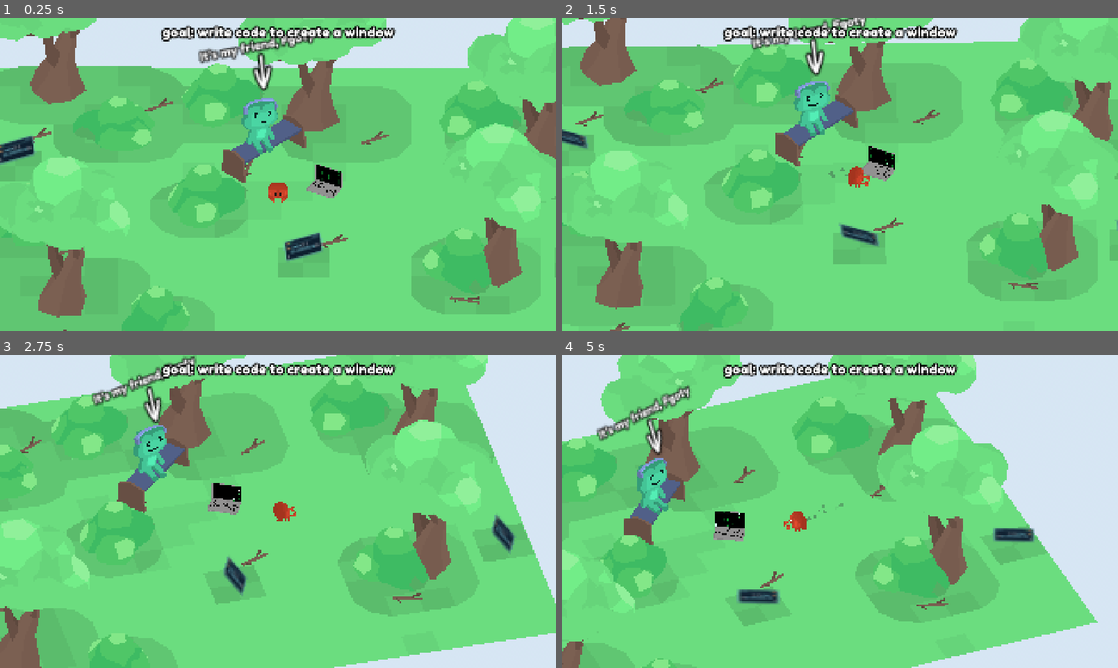
Above: before the commit, frames 1-4 (two rows, left to right).
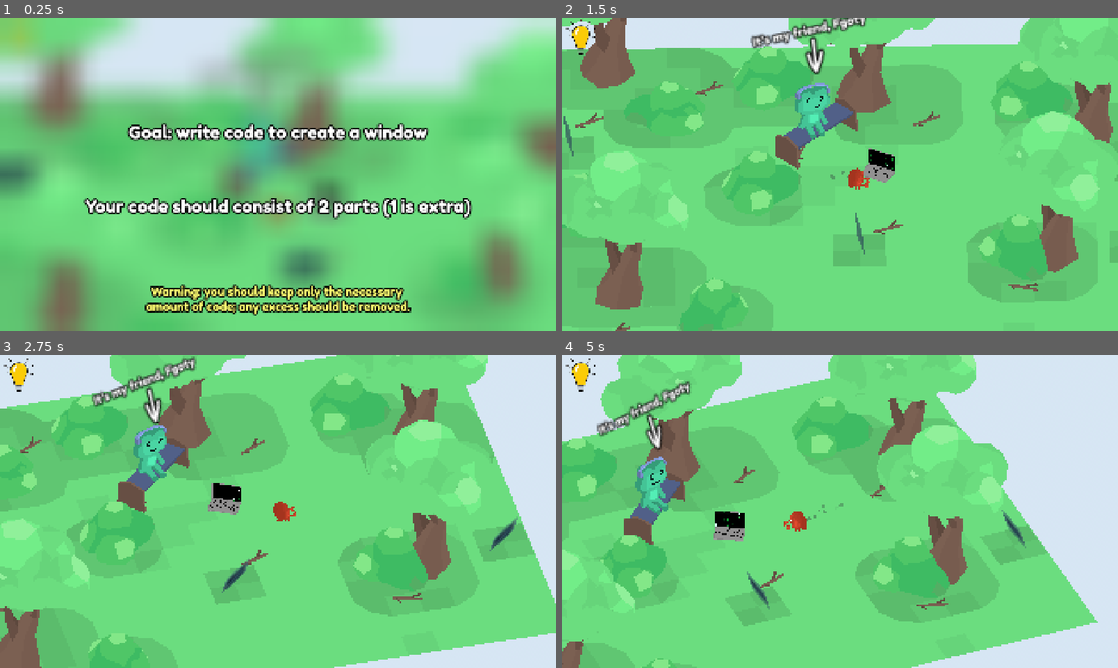
Above: after the commit, the same moments.

Repository: EnotCoder/my_friend_is_fgoty
Game: Godot game, scene res://scenes/levels/level_1.tscn
The game is run twice, just before and just after one commit, with the same random seed, the same clock (stepped at 60 frames per second) and the same inputs. This scene is started directly instead of the project's main scene.
Inputs (mouse positions are in pixels of both pictures, inside the frame that each line leads up to):
- Up to frame 1 (0.25 s): no input
- Up to frame 2 (1.5 s): click (578, 36) at 0.52 s; tap Enter at 1.25 s; move the mouse to (962, 158) at 1.27 s; hold Right (ui_right) from 1.28 s (still down); tap D (D) at 1.35 s; click (962, 158) at 1.42 s
- Up to frame 3 (2.75 s): tap S (S) at 1.55 s; release Right (ui_right) at 2 s; drag from (166, 527) to (250, 574) at 2.02 s
- Up to frame 4 (5 s): move the mouse to (895, 442) at 2.77 s; hold Right (ui_right) 2.78-3.5 s; tap W (W) at 2.85, 4.55 s; click (895, 442) at 2.92 s; tap D (D) at 3.05, 4.35 s; drag from (812, 574) to (673, 464) at 3.52 s; move the mouse to (1006, 558) at 4.27 s; hold Left (ui_left) from 4.28 s (still down); click (1006, 558) at 4.42 s

The runs differ from the first frame. In frame 1, 45% of the frame differs, in the area x 0-100%, y 0-100%; in frame 2, 6.7%; in frame 3, 2.9%; in frame 4, 3.6%.

Commit message:
add hint and ecs

Diff:
--- a/project.godot
+++ b/project.godot
@@ -58,6 +58,11 @@
 , Object(InputEventKey,"resource_local_to_scene":false,"resource_name":"","device":-1,"window_id":0,"alt_pressed":false …(186 unchanged characters)…
 ]
 }
+Exit={
+"deadzone": 0.2,
+"events": [Object(InputEventKey,"resource_local_to_scene":false,"resource_name":"","device":-1,"window_id":0,"alt_pressed":false,"shift_pressed":false,"ctrl_pressed":false,"meta_pressed":false,"pressed":false,"keycode":0,"physical_keycode":4194305,"key_label":0,"unicode":0,"location":0,"echo":false,"script":null)
+]
+}
 
 [physics]
 
--- /dev/null
+++ b/scenes/action_scene/ui/start_level_hint.tscn
@@ -0,0 +1,181 @@
+[gd_scene format=3 uid="uid://cs34ebgor37qa"]
+
+[ext_resource type="Texture2D" uid="uid://cscuy7uip65u1" path="res://ui/icon_hint.png" id="1_0fav1"]
+[ext_resource type="Shader" uid="uid://881bm6j3ur7n" path="res://shaders/blur.gdshader" id="1_5wiq7"]
+[ext_resource type="FontFile" uid="uid://bhielboa5e5rv" path="res://ui/text/font.ttf" id="1_r7k34"]
+[ext_resource type="Script" uid="uid://ckk7ij878fb62" path="res://scripts/ui/start_level_hint.gd" id="1_v5kig"]
+[ext_resource type="Script" uid="uid://bbwk2fjkue7q4" path="res://scripts/ui/hint_but.gd" id="5_bexk1"]
+
+[sub_resource type="ShaderMaterial" id="ShaderMaterial_jmwk8"]
+shader = ExtResource("1_5wiq7")
+shader_parameter/blur_amount = 3.0
+
+[sub_resource type="StyleBoxFlat" id="StyleBoxFlat_v5kig"]
+content_margin_left = 4.0
+content_margin_top = 4.0
+content_margin_right = 4.0
+content_margin_bottom = 4.0
+bg_color = Color(1, 1, 1, 0)
+corner_radius_top_left = 3
+corner_radius_top_right = 3
+corner_radius_bottom_right = 3
+corner_radius_bottom_left = 3
+corner_detail = 5
+
+[sub_resource type="StyleBoxFlat" id="StyleBoxFlat_0j1xg"]
+content_margin_left = 4.0
+content_margin_top = 4.0
+content_margin_right = 4.0
+content_margin_bottom = 4.0
+bg_color = Color(1, 1, 1, 0)
+corner_radius_top_left = 3
+corner_radius_top_right = 3
+corner_radius_bottom_right = 3
+corner_radius_bottom_left = 3
+corner_detail = 5
+
+[sub_resource type="StyleBoxFlat" id="StyleBoxFlat_0fav1"]
+content_margin_left = 4.0
+content_margin_top = 4.0
+content_margin_right = 4.0
+content_margin_bottom = 4.0
+bg_color = Color(1, 1, 1, 0)
+corner_radius_top_left = 3
+corner_radius_top_right = 3
+corner_radius_bottom_right = 3
+corner_radius_bottom_left = 3
+corner_detail = 5
+
+[sub_resource type="StyleBoxFlat" id="StyleBoxFlat_bexk1"]
+content_margin_left = 4.0
+content_margin_top = 4.0
+content_margin_right = 4.0
+content_margin_bottom = 4.0
+bg_color = Color(1, 1, 1, 0)
+corner_radius_top_left = 3
+corner_radius_top_right = 3
+corner_radius_bottom_right = 3
+corner_radius_bottom_left = 3
+corner_detail = 5
+
+[sub_resource type="StyleBoxFlat" id="StyleBoxFlat_ey681"]
+content_margin_left = 4.0
+content_margin_top = 4.0
+content_margin_right = 4.0
+content_margin_bottom = 4.0
+bg_color = Color(1, 1, 1, 0)
+draw_center = false
+border_width_left = 2
+border_width_top = 2
+border_width_right = 2
+border_width_bottom = 2
+corner_radius_top_left = 3
+corner_radius_top_right = 3
+corner_radius_bottom_right = 3
+corner_radius_bottom_left = 3
+corner_detail = 5
+expand_margin_left = 2.0
+expand_margin_top = 2.0
+expand_margin_right = 2.0
+expand_margin_bottom = 2.0
+
+[node name="start_level_hint" type="Control" unique_id=1179466889]
+process_mode = 3
+layout_mode = 3
+anchors_preset = 15
+anchor_right = 1.0
+anchor_bottom = 1.0
+grow_horizontal = 2
+grow_vertical = 2
+mouse_filter = 2
+script = ExtResource("1_v5kig")
+
+[node name="hint" type="TextureButton" parent="." unique_id=850002536]
+layout_mode = 0
+offset_right = 128.0
+offset_bottom = 128.0
+texture_normal = ExtResource("1_0fav1")
+script = ExtResource("5_bexk1")
+
+[node name="panel" type="Control" parent="." unique_id=1972966159]
+layout_mode = 1
+anchors_preset = 15
+anchor_right = 1.0
+anchor_bottom = 1.0
+grow_horizontal = 2
+grow_vertical = 2
+
+[node name="rect" type="ColorRect" parent="panel" unique_id=1801933291]
+material = SubResource("ShaderMaterial_jmwk8")
+layout_mode = 1
+anchors_preset = 15
+anchor_right = 1.0
+anchor_bottom = 1.0
+grow_horizontal = 2
+grow_vertical = 2
+
+[node name="goal" type="Label" parent="panel" unique_id=690592738]
+layout_mode = 1
+anchors_preset = 5
+anchor_left = 0.5
+anchor_right = 0.5
+offset_left = -758.9999
+offset_top = 358.0
+offset_right = 759.0001
+offset_bottom = 432.0
+grow_horizontal = 2
+theme_override_colors/font_outline_color = Color(0, 0, 0, 1)
+theme_override_constants/outline_size = 20
+theme_override_fonts/font = ExtResource("1_r7k34")
+theme_override_font_sizes/font_size = 60
+text = "Goal: write code to create a window"
+horizontal_alignment = 1
+
+[node name="part_counter" type="Label" parent="panel" unique_id=1353563188]
+layout_mode = 1
+anchors_preset = 5
+anchor_left = 0.5
+anchor_right = 0.5
+offset_left = -758.9999
+offset_top = 613.0
+offset_right = 759.0001
+offset_bottom = 687.0
+grow_horizontal = 2
+theme_override_colors/font_outline_color = Color(0, 0, 0, 1)
+theme_override_constants/outline_size = 20
+theme_override_fonts/font = ExtResource("1_r7k34")
+theme_override_font_sizes/font_size = 60
+text = "Your code should consist of 3 parts (1 is extra)"
+horizontal_alignment = 1
+
+[node name="warn" type="Label" parent="panel" unique_id=719768548]
+layout_mode = 1
+anchors_preset = 5
+anchor_left = 0.5
+anchor_right = 0.5
+offset_left = -894.4999
+offset_top = 920.0
+offset_right = 894.5001
+offset_bottom = 1034.0
+grow_horizontal = 2
+theme_override_colors/font_color = Color(1, 1, 0.44313726, 1)
+theme_override_colors/font_outline_color = Color(0, 0, 0, 1)
+theme_override_constants/outline_size = 20
+theme_override_fonts/font = ExtResource("1_r7k34")
+theme_override_font_sizes/font_size = 40
+text = "Warning: you should keep only the necessary
+amount of code; any excess should be removed."
+horizontal_alignment = 1
+
+[node name="but_close" type="Button" parent="panel" unique_id=882907003]
+layout_mode = 1
+anchors_preset = 15
+anchor_right = 1.0
+anchor_bottom = 1.0
+grow_horizontal = 2
+grow_vertical = 2
+theme_override_styles/normal = SubResource("StyleBoxFlat_v5kig")
+theme_override_styles/pressed = SubResource("StyleBoxFlat_0j1xg")
+theme_override_styles/hover = SubResource("StyleBoxFlat_0fav1")
+theme_override_styles/disabled = SubResource("StyleBoxFlat_bexk1")
+theme_override_styles/focus = SubResource("StyleBoxFlat_ey681")
--- a/scenes/levels/level_1.tscn
+++ b/scenes/levels/level_1.tscn
@@ -1,7 +1,7 @@
 [gd_scene format=3 uid="uid://cnf2y8in874g8"]
 
-[ext_resource type="FontFile" uid="uid://bhielboa5e5rv" path="res://ui/text/font.ttf" id="1_31oqk"]
 [ext_resource type="ArrayMesh" uid="uid://dvynh3s2si5tu" path="res://objects/meshes/grass_level_1/grass.res" id="1_o7j4k"]
+[ext_resource type="PackedScene" uid="uid://cs34ebgor37qa" path="res://scenes/action_scene/ui/start_level_hint.tscn" id="1_x7jkp"]
 [ext_resource type="Shape3D" uid="uid://c1iaqun8irlep" path="res://objects/collisions/level_1/level_1_grass.tres" id="2_31oqk"]
 [ext_resource type="ArrayMesh" uid="uid://imgmd3basxqr" path="res://objects/meshes/grass_level_1/grass_shadow.res" id="3_x7jkp"]
 [ext_resource type="ArrayMesh" uid="uid://kehl5ud40rt5" path="res://objects/meshes/grass_level_1/forest.res" id="4_0qwwm"]
@@ -70,32 +70,6 @@
 [node name="world_light" type="WorldEnvironment" parent="." unique_id=664374490]
 environment = SubResource("Environment_rus8k")
 
-[node name="ui" type="Control" parent="." unique_id=1489096250]
-layout_mode = 3
-anchors_preset = 15
-anchor_right = 1.0
-anchor_bottom = 1.0
-grow_horizontal = 2
-grow_vertical = 2
-mouse_filter = 2
-
-[node name="text" type="Label" parent="ui" unique_id=1361425095]
-layout_mode = 1
-anchors_preset = 5
-anchor_left = 0.5
-anchor_right = 0.5
-offset_left = -400.0
-offset_top = 20.0
-offset_right = 400.00024
-offset_bottom = 94.0
-grow_horizontal = 2
-theme_override_colors/font_outline_color = Color(0, 0, 0, 1)
-theme_override_constants/outline_size = 20
-theme_override_fonts/font = ExtResource("1_31oqk")
-theme_override_font_sizes/font_size = 47
-text = "goal: write code to create a window"
-horizontal_alignment = 1
-
 [node name="map" type="Node3D" parent="." unique_id=1457961318]
 metadata/_edit_group_ = true
 
@@ -219,6 +193,11 @@
 texture_obj = ExtResource("27_x7jkp")
 mac = NodePath("../../Mac")
 
+[node name="start_level_hint" parent="." unique_id=1179466889 instance=ExtResource("1_x7jkp")]
+level_goal = "Goal: write code to create a window"
+level_part_counter = 2
+ex_level_part_counter = 1
+
 [node name="sounds" type="Node" parent="." unique_id=920340193]
 
 [node name="music" type="AudioStreamPlayer" parent="sounds" unique_id=2124240805]
--- a/scenes/levels/level_2.tscn
+++ b/scenes/levels/level_2.tscn
@@ -1,6 +1,5 @@
 [gd_scene format=3 uid="uid://bpe8ral5cwpw0"]
 
-[ext_resource type="FontFile" uid="uid://bhielboa5e5rv" path="res://ui/text/font.ttf" id="1_p4se4"]
 [ext_resource type="ArrayMesh" uid="uid://buoaqyy8ryemm" path="res://objects/meshes/grass_level_2/grass.res" id="1_qsp8v"]
 [ext_resource type="Shape3D" uid="uid://c1iaqun8irlep" path="res://objects/collisions/level_1/level_1_grass.tres" id="2_3p04p"]
 [ext_resource type="Shape3D" uid="uid://c3fswbow6168k" path="res://objects/collisions/level_2/fire.tres" id="2_brxtv"]
@@ -21,6 +20,7 @@
 [ext_resource type="Script" uid="uid://b6i68n8iw1gwo" path="res://scripts/action/code_objes.gd" id="19_wikm6"]
 [ext_resource type="AudioStream" uid="uid://bd0fouuscct0g" path="res://sounds/fire.mp3" id="20_sibr7"]
 [ext_resource type="Texture2D" uid="uid://bbr221lmewqrn" path="res://ui/card_code_ui/level_2/object_main_loop.png" id="20_wikm6"]
+[ext_resource type="PackedScene" uid="uid://cs34ebgor37qa" path="res://scenes/action_scene/ui/start_level_hint.tscn" id="21_5niy6"]
 [ext_resource type="PackedScene" uid="uid://6kfah1nt2dp4" path="res://scenes/action_scene/code_obj.tscn" id="25_s7kn7"]
 [ext_resource type="Texture2D" uid="uid://dmvuogmq3wad8" path="res://ui/card_code_ui/level_1/code_to_import.png" id="27_yqg3d"]
 
@@ -44,32 +44,6 @@
 
 [node name="world_light" type="WorldEnvironment" parent="." unique_id=1943770736]
 environment = SubResource("Environment_j2425")
-
-[node name="ui" type="Control" parent="." unique_id=1695359882]
-layout_mode = 3
-anchors_preset = 15
-anchor_right = 1.0
-anchor_bottom = 1.0
-grow_horizontal = 2
-grow_vertical = 2
-mouse_filter = 2
-
-[node name="text" type="Label" parent="ui" unique_id=286799648]
-layout_mode = 1
-anchors_preset = 5
-anchor_left = 0.5
-anchor_right = 0.5
-offset_left = -400.0
-offset_top = 20.0
-offset_right = 400.00024
-offset_bottom = 94.0
-grow_horizontal = 2
-theme_override_colors/font_outline_color = Color(0, 0, 0, 1)
-theme_override_constants/outline_size = 20
-theme_override_fonts/font = ExtResource("1_p4se4")
-theme_override_font_sizes/font_size = 47
-text = "goal: write code to create object"
-horizontal_alignment = 1
 
 [node name="map" type="Node3D" parent="." unique_id=501735813]
 metadata/_edit_group_ = true
@@ -174,6 +148,11 @@
 mac = NodePath("../../Mac")
 shadow = false
 
+[node name="start_level_hint" parent="." unique_id=1179466889 instance=ExtResource("21_5niy6")]
+level_goal = "Goal: write code to create object"
+level_part_counter = 3
+ex_level_part_counter = 1
+
 [node name="sounds" type="Node" parent="." unique_id=564020188]
 
 [node name="music" type="AudioStreamPlayer" parent="sounds" unique_id=1297773445]
--- a/scripts/player/player.gd
+++ b/scripts/player/player.gd
@@ -40,6 +40,9 @@
 func _physics_process(dt: float) -> void:
 	add_player_gravity(dt);
 	player_move(dt);
+
+	if Input.is_action_just_pressed("Exit"):
+		get_tree().change_scene_to_file("res://scenes/levels.tscn");
 
 
 func add_player_gravity(dt: float) -> void:
--- /dev/null
+++ b/scripts/ui/hint_but.gd
@@ -0,0 +1,6 @@
+extends TextureButton
+
+@onready var panel: Control = $"..";
+
+func _ready() -> void:
+	pressed.connect(panel.show_hint);
--- /dev/null
+++ b/scripts/ui/start_level_hint.gd
@@ -0,0 +1,27 @@
+extends Control
+
+@export var level_goal: String;
+@export var level_part_counter: int;
+@export var ex_level_part_counter: int;
+
+@onready var but_close: Button = $panel/but_close
+@onready var goal: Label = $panel/goal
+@onready var part_counter: Label = $panel/part_counter
+@onready var panel: Control = $panel
+
+
+func _ready() -> void:
+	show_hint();
+	but_close.pressed.connect(hide_hint);
+
+	goal.text = level_goal;
+	part_counter.text = \
+	"Your code should consist of "+str(level_part_counter)\
+	+" parts ("+str(ex_level_part_counter)+" is extra)";
+
+func hide_hint():
+	get_tree().paused = false;
+	panel.hide();
+func show_hint():
+	get_tree().paused = true;
+	panel.show();
--- /dev/null
+++ b/shaders/blur.gdshader
@@ -0,0 +1,18 @@
+shader_type canvas_item;
+render_mode unshaded;
+
+uniform sampler2D screen_texture
+    : hint_screen_texture, repeat_disable, filter_linear_mipmap;
+
+// Сила размытия: 0 — без размытия.
+uniform float blur_amount : hint_range(0.0, 6.0, 0.1) = 3.0;
+
+void fragment() {
+    vec3 blurred = textureLod(
+        screen_texture,
+        SCREEN_UV,
+        blur_amount
+    ).rgb;
+
+    COLOR = vec4(blurred, 1.0);
+}
Not shown, added: scripts/ui/hint_but.gd.uid
Not shown, added: scripts/ui/start_level_hint.gd.uid
Not shown, added: shaders/blur.gdshader.uid
Binary file added: ui/icon_hint.png
Not shown, added: ui/icon_hint.png.import
